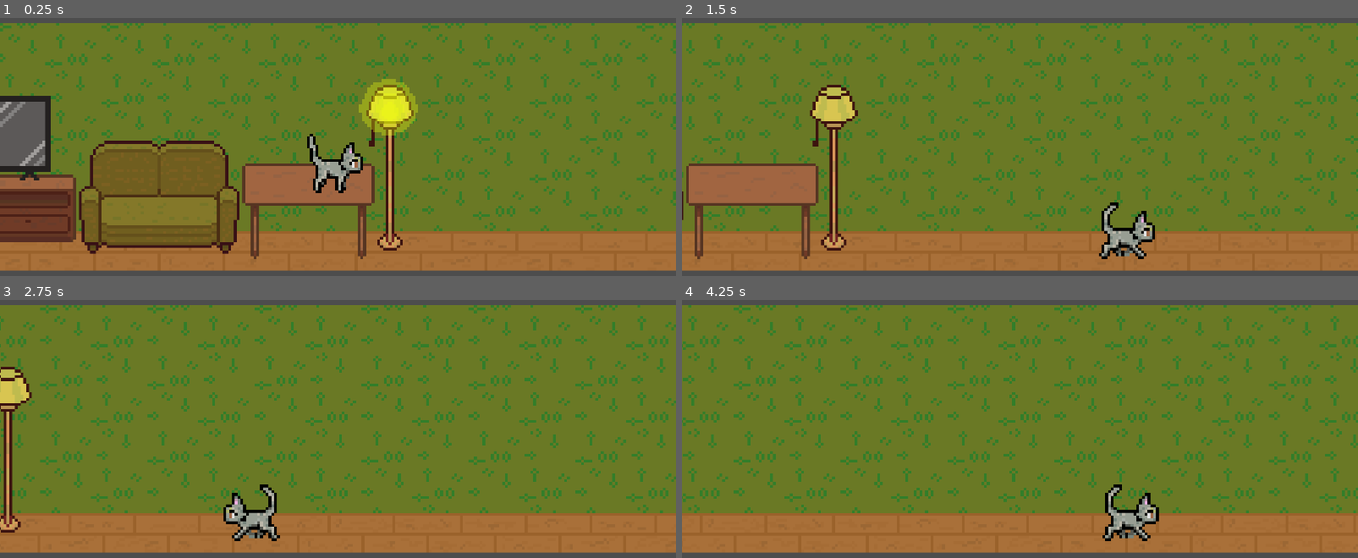
Above: before the commit, frames 1-4 (two rows, left to right).
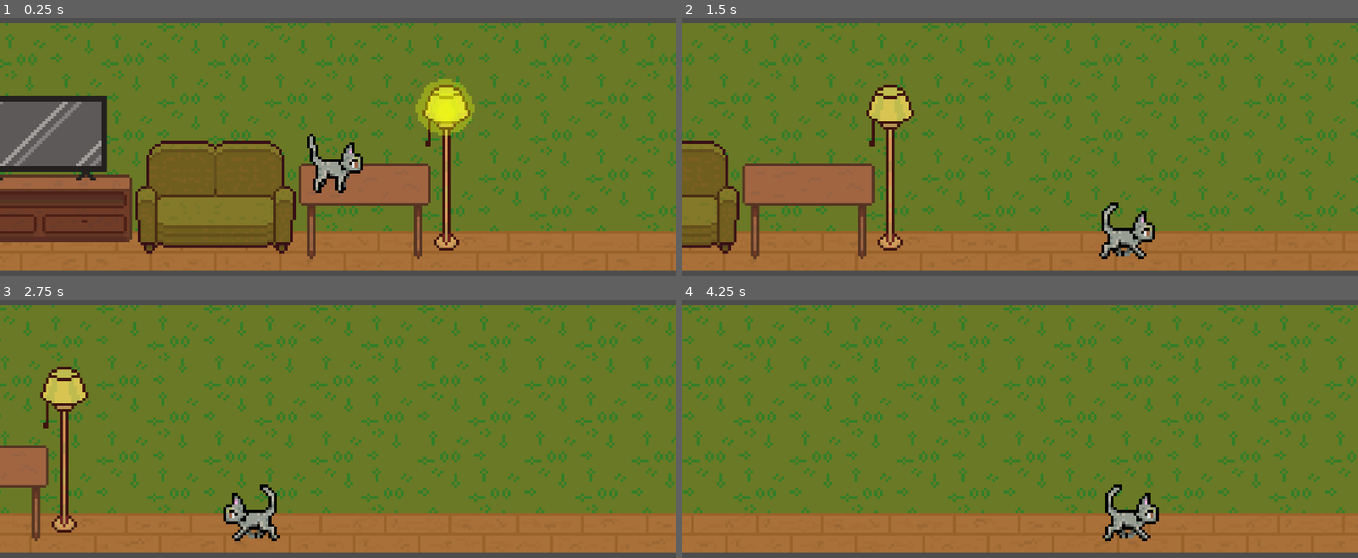
Above: after the commit, the same moments.

Repository: Treno1/NaughtyCat
Game: Godot game, scene res://scenes/game.tscn
The game is run twice, just before and just after one commit, with the same random seed, the same clock (stepped at 60 frames per second) and the same inputs.
Inputs:
- Up to frame 1 (0.25 s): no input
- Up to frame 2 (1.5 s): hold D (move_right) from 0.53 s (still down); tap E (interact) at 0.6, 1.35 s; tap Space (jump) at 0.77 s
- Up to frame 3 (2.75 s): tap Space (jump) at 1.52 s; release D (move_right) at 2.03 s; hold A (move_left) from 2.03 s (still down); tap E (interact) at 2.1 s
- Up to frame 4 (4.25 s): release A (move_left) at 2.78 s; hold D (move_right) from 2.78 s (still down); tap E (interact) at 2.85, 3.6 s; tap Space (jump) at 3.02, 3.77 s

The runs differ from the first frame. In frame 1, 27% of the frame differs, in the area x 0-100%, y 1-94%; in frame 2, 20%; in frame 3, 17%; in frame 4, 13%.

Commit message:
Added interaction suggest button

Diff:
--- a/scenes/game.tscn
+++ b/scenes/game.tscn
@@ -57,7 +57,7 @@
 texture = ExtResource("1_yqjtg")
 
 [node name="Player" parent="." instance=ExtResource("1_uwrxv")]
-position = Vector2(62, 27)
+position = Vector2(42, 30)
 
 [node name="Camera2D" type="Camera2D" parent="Player"]
 position = Vector2(0, -36)
@@ -169,8 +169,8 @@
 
 [node name="LampSwitch" type="Area2D" parent="Lamp" node_paths=PackedStringArray("target_sprite")]
 position = Vector2(76, 18)
-collision_layer = 0
-collision_mask = 2
+collision_layer = 4
+collision_mask = 0
 script = ExtResource("5_iywne")
 target_sprite = NodePath("../LampLight")
 
--- /dev/null
+++ b/scenes/interact_area.gd
@@ -0,0 +1,34 @@
+extends Area2D
+class_name Interacter
+
+
+var interactables := []
+
+@onready var interact_sprite: AnimatedSprite2D = $".."
+
+func _on_area_shape_entered(area_rid: RID, area: Area2D, area_shape_index: int, local_shape_index: int) -> void:
+	var interactable = area as Interactable
+	if !interactable:
+		return
+
+	if !interactables.has(interactable):
+		print("1")
+		interactables.append(interactable)
+
+	interact_sprite.visible = true
+
+func _on_area_shape_exited(area_rid: RID, area: Area2D, area_shape_index: int, local_shape_index: int) -> void:
+	var interactable = area as Interactable
+	if !interactable:
+		return
+
+	interactables.erase(interactable)
+
+	if interactables.is_empty():
+		interact_sprite.visible = false
+
+func interact() -> void:
+	if interactables.is_empty():
+		return
+
+	interactables[0].interact()
--- a/scenes/player.tscn
+++ b/scenes/player.tscn
@@ -1,7 +1,9 @@
-[gd_scene load_steps=27 format=3 uid="uid://co1pxrnjscwd0"]
+[gd_scene load_steps=33 format=3 uid="uid://co1pxrnjscwd0"]
 
 [ext_resource type="Texture2D" uid="uid://bvyv0scsn42oe" path="res://assets/sprites/cat/Cat_spritesheet.png" id="1_3vyb7"]
 [ext_resource type="Script" uid="uid://ba7tci2t72b7h" path="res://scripts/player.gd" id="1_g2els"]
+[ext_resource type="Texture2D" uid="uid://2vqr51w2nexa" path="res://assets/sprites/interact_key.png" id="3_qhqgy"]
+[ext_resource type="Script" uid="uid://bbdr6dcr86dao" path="res://scenes/interact_area.gd" id="4_dqkch"]
 
 [sub_resource type="AtlasTexture" id="AtlasTexture_smehm"]
 atlas = ExtResource("1_3vyb7")
@@ -178,7 +180,7 @@
 
 [sub_resource type="CapsuleShape2D" id="CapsuleShape2D_g2els"]
 radius = 7.9999995
-height = 20.0
+height = 18.0
 
 [sub_resource type="Animation" id="Animation_g2els"]
 resource_name = "poke"
@@ -191,12 +193,23 @@
 tracks/0/interp = 1
 tracks/0/loop_wrap = true
 tracks/0/keys = {
-"times": PackedFloat32Array(0, 0.1),
-"transitions": PackedFloat32Array(1, 1),
+"times": PackedFloat32Array(0),
+"transitions": PackedFloat32Array(1),
 "values": [{
 "args": [],
 "method": &"poke_animation"
-}, {
+}]
+}
+tracks/1/type = "method"
+tracks/1/imported = false
+tracks/1/enabled = true
+tracks/1/path = NodePath("InteractSprite/InteractArea")
+tracks/1/interp = 1
+tracks/1/loop_wrap = true
+tracks/1/keys = {
+"times": PackedFloat32Array(0.1),
+"transitions": PackedFloat32Array(1),
+"values": [{
 "args": [],
 "method": &"interact"
 }]
@@ -207,11 +220,37 @@
 &"poke": SubResource("Animation_g2els")
 }
 
+[sub_resource type="AtlasTexture" id="AtlasTexture_y4r1p"]
+atlas = ExtResource("3_qhqgy")
+region = Rect2(0, 0, 11, 20)
+
+[sub_resource type="AtlasTexture" id="AtlasTexture_jej6c"]
+atlas = ExtResource("3_qhqgy")
+region = Rect2(11, 0, 11, 20)
+
+[sub_resource type="SpriteFrames" id="SpriteFrames_f1ej7"]
+animations = [{
+"frames": [{
+"duration": 1.0,
+"texture": SubResource("AtlasTexture_y4r1p")
+}, {
+"duration": 1.0,
+"texture": SubResource("AtlasTexture_jej6c")
+}],
+"loop": true,
+"name": &"default",
+"speed": 5.0
+}]
+
+[sub_resource type="CapsuleShape2D" id="CapsuleShape2D_qlg0r"]
+radius = 5.0
+height = 20.0
+
 [node name="Player" type="CharacterBody2D"]
 collision_layer = 2
 script = ExtResource("1_g2els")
 
-[node name="AnimatedSprite2D" type="AnimatedSprite2D" parent="."]
+[node name="PlayerSprite" type="AnimatedSprite2D" parent="."]
 position = Vector2(0, -16)
 sprite_frames = SubResource("SpriteFrames_smehm")
 animation = &"poke"
@@ -221,7 +260,7 @@
 
 [node name="CollisionShape2D" type="CollisionShape2D" parent="."]
 z_index = 5
-position = Vector2(2, -9)
+position = Vector2(0, -9)
 rotation = 4.712389
 shape = SubResource("CapsuleShape2D_g2els")
 
@@ -230,5 +269,25 @@
 &"": SubResource("AnimationLibrary_qhqgy")
 }
 
-[connection signal="animation_changed" from="AnimatedSprite2D" to="." method="_on_animated_sprite_2d_animation_changed"]
-[connection signal="animation_finished" from="AnimatedSprite2D" to="." method="_on_animated_sprite_2d_animation_finished"]
+[node name="InteractSprite" type="AnimatedSprite2D" parent="."]
+visible = false
+z_index = 10
+position = Vector2(0, -27)
+sprite_frames = SubResource("SpriteFrames_f1ej7")
+autoplay = "default"
+frame = 1
+frame_progress = 0.51671565
+
+[node name="InteractArea" type="Area2D" parent="InteractSprite"]
+collision_layer = 0
+collision_mask = 4
+script = ExtResource("4_dqkch")
+
+[node name="CollisionShape2D" type="CollisionShape2D" parent="InteractSprite/InteractArea"]
+position = Vector2(10, 13)
+shape = SubResource("CapsuleShape2D_qlg0r")
+
+[connection signal="animation_changed" from="PlayerSprite" to="." method="_on_animated_sprite_2d_animation_changed"]
+[connection signal="animation_finished" from="PlayerSprite" to="." method="_on_animated_sprite_2d_animation_finished"]
+[connection signal="area_shape_entered" from="InteractSprite/InteractArea" to="InteractSprite/InteractArea" method="_on_area_shape_entered"]
+[connection signal="area_shape_exited" from="InteractSprite/InteractArea" to="InteractSprite/InteractArea" method="_on_area_shape_exited"]
--- a/scripts/player.gd
+++ b/scripts/player.gd
@@ -4,15 +4,15 @@
 const SPEED = 130.0
 const JUMP_VELOCITY = -200.0
 
-@onready var animated_sprite: AnimatedSprite2D = $AnimatedSprite2D
+@onready var animated_sprite: AnimatedSprite2D = $PlayerSprite
 @onready var animation_player: AnimationPlayer = $AnimationPlayer
 @onready var collision_shape: CollisionShape2D = $CollisionShape2D
 
 var _is_poking := false
+
+#region landings
 var _landings := []
-var _interactables := []
 
-#region linking
 func add_landing(instance_id: int):
 	if not _landings.has(instance_id):
 		_landings.append(instance_id)
@@ -20,20 +20,9 @@
 func remove_landing(instance_id: int):
 	_landings.erase(instance_id)
 
-func add_interactable(instance: Interactable):
-	if not _interactables.has(instance):
-		_interactables.append(instance)
-
-func remove_interactable(instance: Interactable):
-	_interactables.erase(instance)
-#endregion
-
-
 func is_in_landing_zone():
 	return !_landings.is_empty()
-
-func is_near_interactable():
-	return !_interactables.is_empty()
+#endregion
 
 func _ready() -> void:
 	Game.player = self
@@ -90,38 +79,12 @@
 
 	move_and_slide()
 
+func _on_animated_sprite_2d_animation_finished() -> void:
+	_is_poking = false
+
+func _on_animated_sprite_2d_animation_changed() -> void:
+	_is_poking = false
+
 func poke_animation() -> void:
-	poke_collision_enable()
 	animated_sprite.play("poke")
 	_is_poking = true
-
-func interact() -> void:
-	if is_near_interactable():
-		_interactables[0].interact()
-
-
-func _on_animated_sprite_2d_animation_finished() -> void:
-	if _is_poking:
-		poke_collision_disable()
-	_is_poking = false
-
-
-func _on_animated_sprite_2d_animation_changed() -> void:
-	if _is_poking:
-		poke_collision_disable()
-	_is_poking = false
-
-func poke_collision_enable() -> void:
-	var capsule = collision_shape.shape as CapsuleShape2D
-	if capsule:
-		capsule.height = 20
-		if !animated_sprite.flip_h:
-			collision_shape.position.x = 2
-		else:
-			collision_shape.position.x = -2
-
-func poke_collision_disable() -> void:
-	var capsule = collision_shape.shape as CapsuleShape2D
-	if capsule:
-		capsule.height = 18
-		collision_shape.position.x = 0
Binary file added: assets/sprites/interact_key.png
Not shown, added: assets/sprites/interact_key.png.import
Not shown, added: scenes/interact_area.gd.uid
